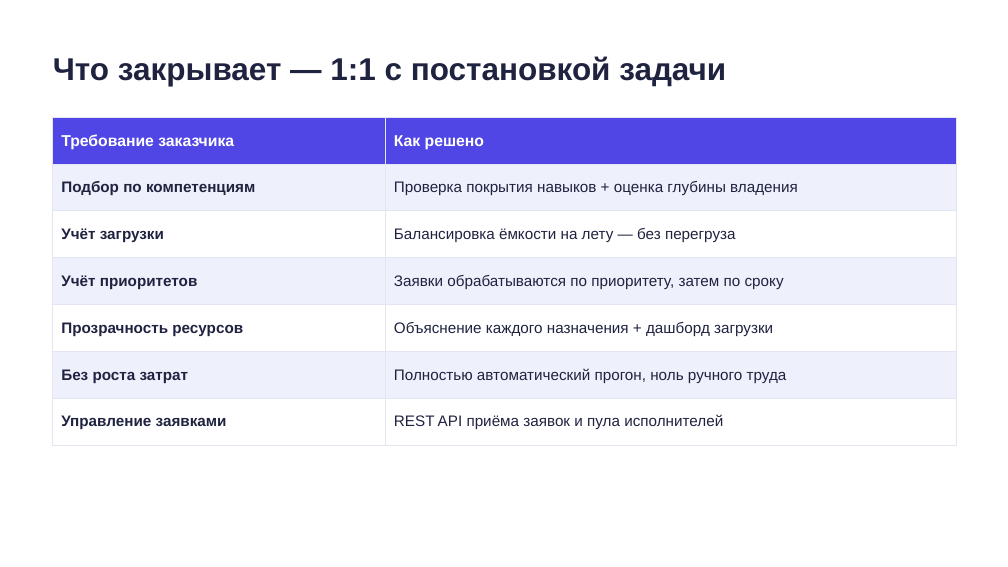
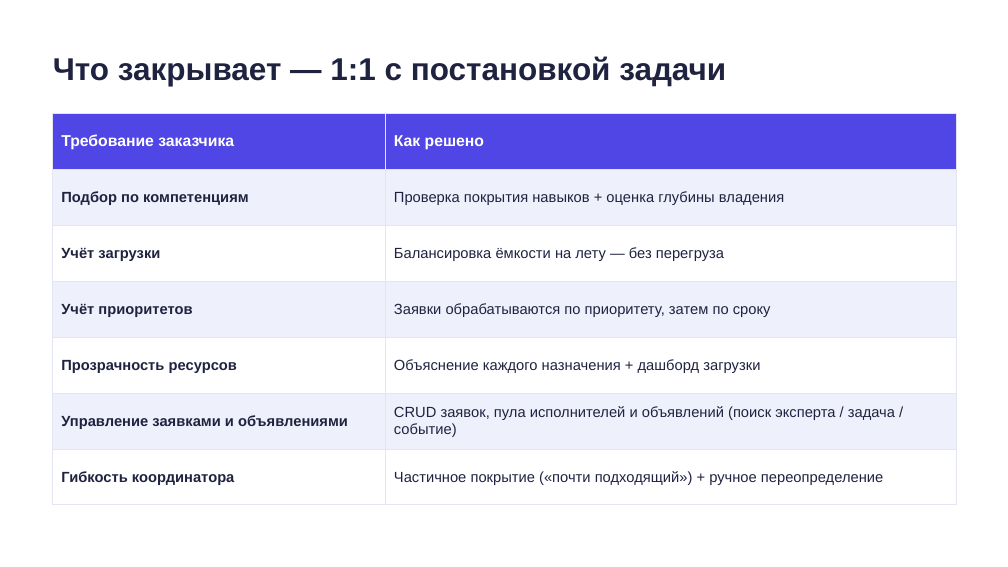
Before and after one commit to wpalish/alem-expert-router, a slide deck: slide 5 of Презентация-Alem-Expert-Router.pptx. Drawn at 1008x567 pixels with LibreOffice and Linux fonts; fonts in the diff are those of the drawing. Boxes give left, top, right and bottom in pixels: in the first picture for what was removed or moved away, otherwise in the second. Text is boxed around its words. In the diff, an @@ line names an element or a change of style, - is before the commit and + after.

```diff
--- a/Презентация-Alem-Expert-Router.pptx
+++ b/Презентация-Alem-Expert-Router.pptx
@@ table at box(53, 113, 957, 489) @@
-row 6, column 1: Без роста затрат
+row 6, column 1: Управление заявками и объявлениями
-row 6, column 2: Полностью автоматический прогон, ноль ручного труда
+row 6, column 2: CRUD заявок, пула исполнителей и объявлений (поиск эксперта / задача / событие)
-row 7, column 1: Управление заявками
+row 7, column 1: Гибкость координатора
-row 7, column 2: REST API приёма заявок и пула исполнителей
+row 7, column 2: Частичное покрытие («почти подходящий») + ручное переопределение
@@ size 14.5 to 14 pt in "Подбор по компетенциям", "Проверка покрытия навыков + оценка глубины владения", "Учёт загрузки", "Балансировка ёмкости на лету — без перегруза" and 4 more places @@
@@ table: place and size @@
-table at box(53, 117, 957, 433)
+table at box(53, 113, 957, 489)
```
Also in this commit, not shown: 4 other slides changed, 3 other files.
